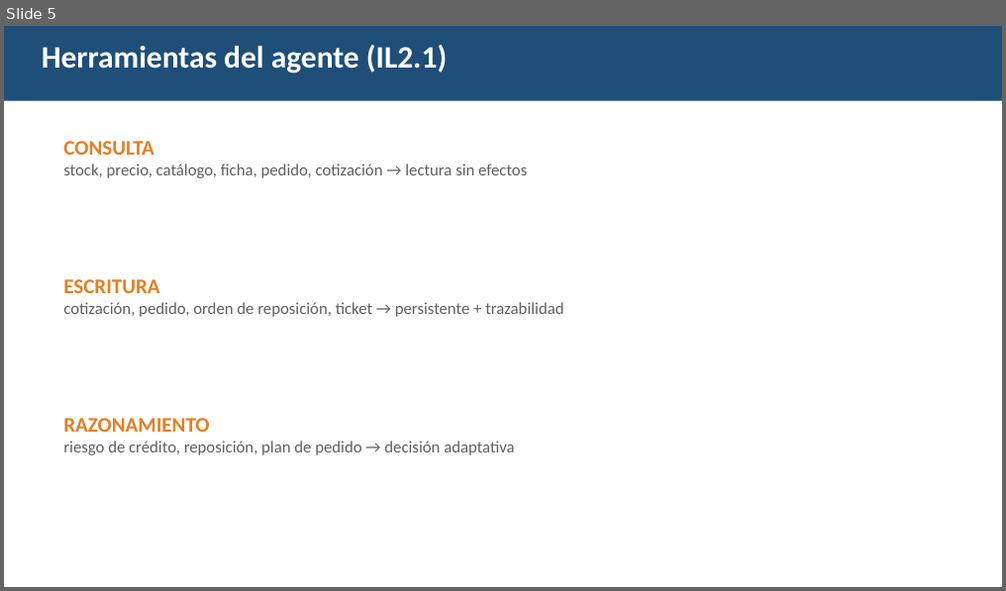
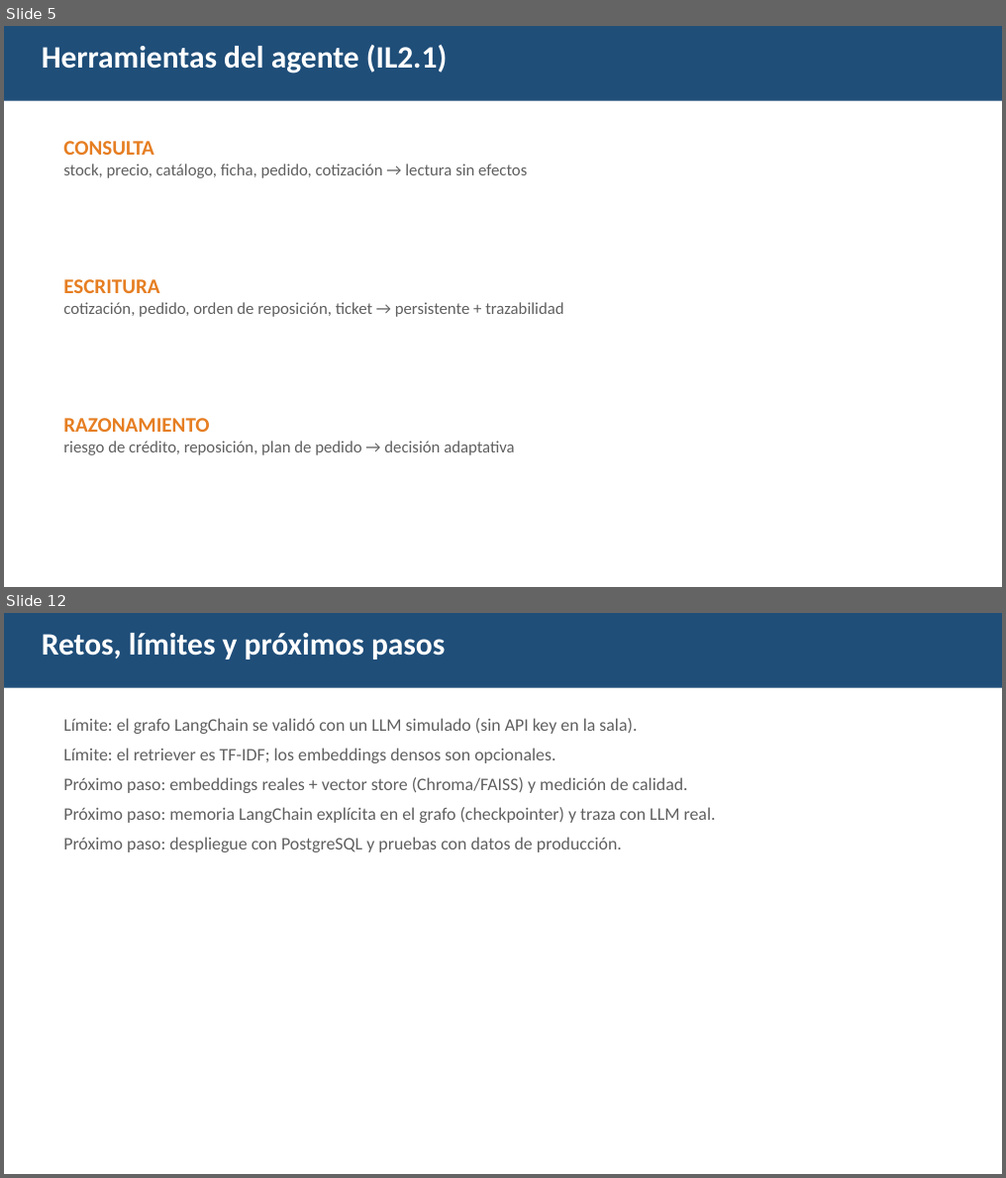
Before and after one commit to jghleo/Ferrandes_Agente_EP2, a slide deck: presentacion/Presentacion_EP2_Ferrandes.pptx. Shown one above the other, each under a label of ours: slide 5 before the commit, slides 5 and 12 after it; the slides between them are not shown. The pictures are 1006x591 and 1006x1178 pixels, drawn with LibreOffice and Linux fonts; fonts in the diff are those of the drawing. Boxes give left, top, right and bottom in pixels: in the first picture for what was removed or moved away, otherwise in the second. Text is boxed around its words. In the diff, an @@ line names an element or a change of style, - is before the commit and + after.

Commit message:
EP2: retriever semantico TF-IDF con metricas (IE4), replanificacion y priorizacion en el planificador (IE5), 38 pruebas y 11 escenarios de demo
- src/buscar_contexto.py: similitud coseno TF-IDF + normalizacion morfologica,
  embeddings densos opcionales y evaluar_recuperacion() (hit-rate@k, MRR).
- src/planificador.py: criticidad + priorizar() y replanificacion ante items
  invalidos (descarta y continua) con decision REPLANIFICACION.
- src/herramientas/escritura.py: parser tolerante (_parse_items_tolerante).
- tests: test_recuperacion.py + pruebas de replanificacion/priorizacion (29 -> 38).
- scripts/demo.py: escenarios de error/entrada ambigua y metricas del retriever (9 -> 11).
- Presentacion: PPT 10 -> 13 slides (metricas IE4, justificacion IE9, retos).
- README, informe (docx/md), guion y notebook Colab actualizados.

```diff
--- a/presentacion/Presentacion_EP2_Ferrandes.pptx
+++ b/presentacion/Presentacion_EP2_Ferrandes.pptx
@@ slide 12 added at [4,613,1002,1174], background #FFFFFF @@
@@ rectangle added at [4,613,1002,688], fill #1F4E79 @@
@@ text added at [42,633,445,660], 30 pt, text #FFFFFF, bold @@
+Retos, límites y próximos pasos
@@ text added at [63,718,716,853], 17 pt, text #606060 @@
+Límite: el grafo LangChain se validó con un LLM simulado (sin API key en la sala).
+Límite: el retriever es TF-IDF; los embeddings densos son opcionales.
+Próximo paso: embeddings reales + vector store (Chroma/FAISS) y medición de calidad.
+Próximo paso: memoria LangChain explícita en el grafo (checkpointer) y traza con LLM real.
+Próximo paso: despliegue con PostgreSQL y pruebas con datos de producción.
```
Also in this commit, not shown: 5 slides changed, 2 other slides added, 18 other files.
